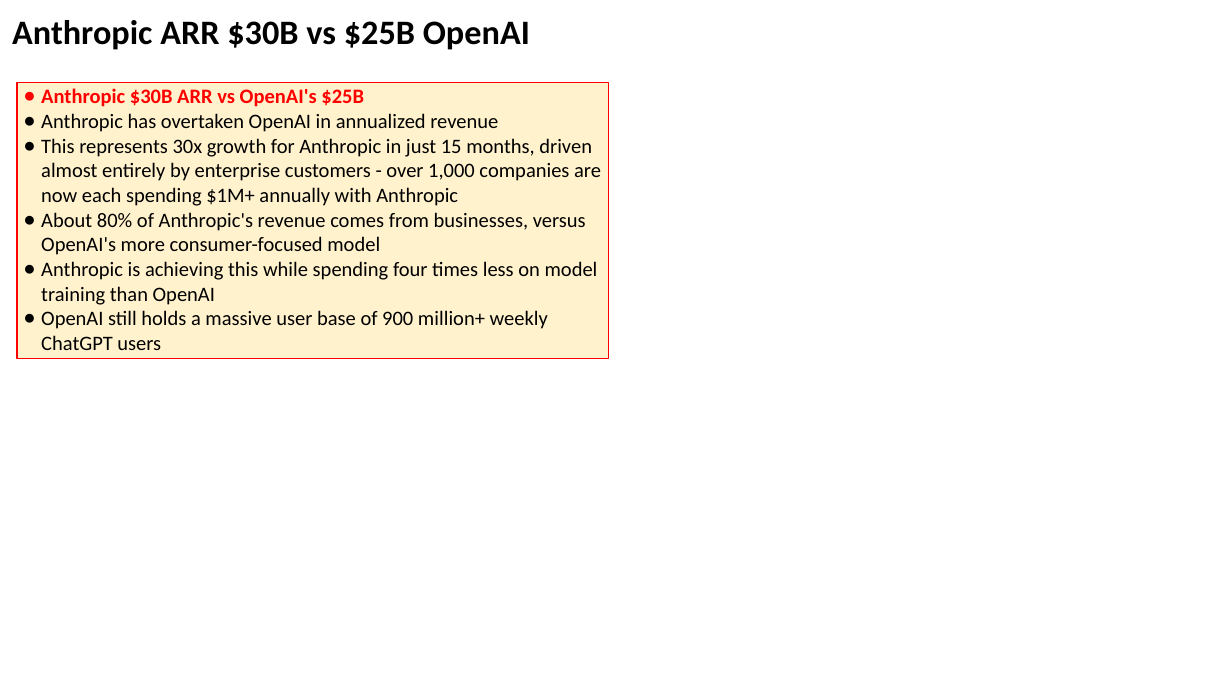
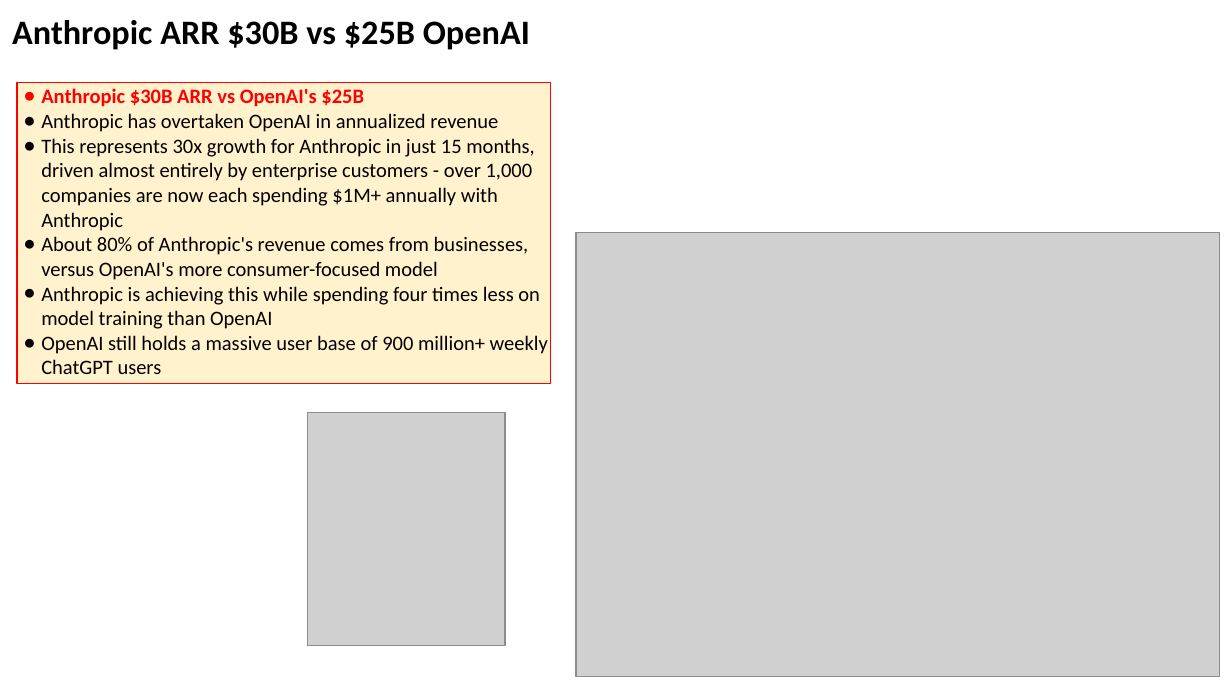
Before and after one commit to lselector/seminar, a slide deck: slide 23 of 2026/2026-04-17-AI-Updates.pptx (slide 20 before the commit). Drawn at 1232x693 pixels with LibreOffice and Linux fonts; fonts in the diff are those of the drawing; grey boxes stand for pictures. Boxes give left, top, right and bottom in pixels: in the first picture for what was removed or moved away, otherwise in the second. Text is boxed around its words. In the diff, an @@ line names an element or a change of style, - is before the commit and + after.

```diff
--- a/2026/2026-04-17-AI-Updates.pptx
+++ b/2026/2026-04-17-AI-Updates.pptx
@@ rectangle "Anthropic $30B ARR vs OpenAI's ...": place and size @@
-rectangle "Anthropic $30B ARR vs OpenAI's ..." at [17,83,609,359]
+rectangle "Anthropic $30B ARR vs OpenAI's ..." at [17,83,551,383]
@@ picture added at [575,233,1218,676] @@
@@ picture added at [308,413,505,646] @@
```
Also in this commit, not shown: 9 other slides changed, 4 slides added, 1 slide removed.
